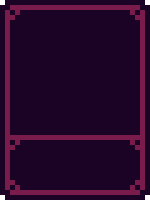
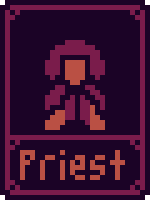
Revision of a layered (150, 200) image; what changed, layer by layer:
added layer "Layer #12" above "Layer #11" over left=20, top=40, right=125, bottom=180
hid "Layer #11", painted on it over left=20, top=40, right=125, bottom=180
